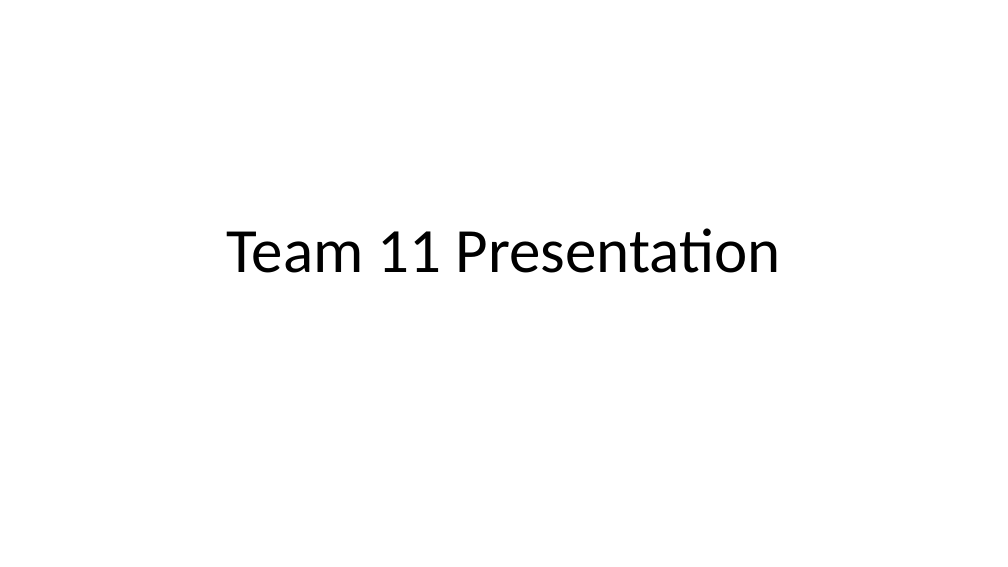
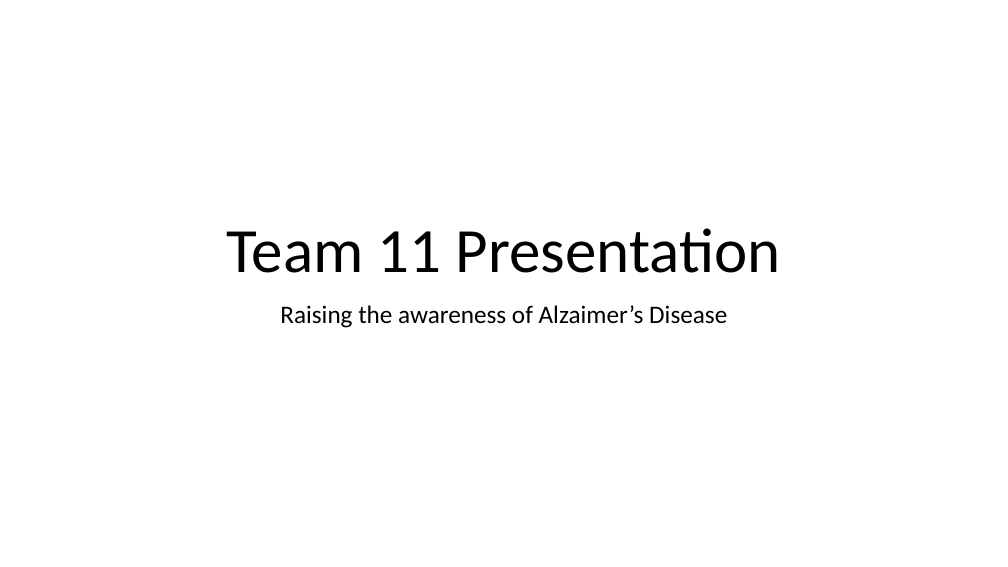
Before and after one commit to Ldn2016/team-11, a slide deck: slide 1 of _presentation/Team 11 Presentation.pptx. Drawn at 1008x567 pixels with LibreOffice and Linux fonts; fonts in the diff are those of the drawing. Boxes give left, top, right and bottom in pixels: in the first picture for what was removed or moved away, otherwise in the second. Text is boxed around its words. In the diff, an @@ line names an element or a change of style, - is before the commit and + after.

```diff
--- a/_presentation/Team 11 Presentation.pptx
+++ b/_presentation/Team 11 Presentation.pptx
@@ subtitle added at <box>280,305,727,328</box>, 24 pt, text #000000 @@
+Raising the awareness of Alzaimer’s Disease
```
Also in this commit, not shown: 3 other slides changed, 1 slide added.
